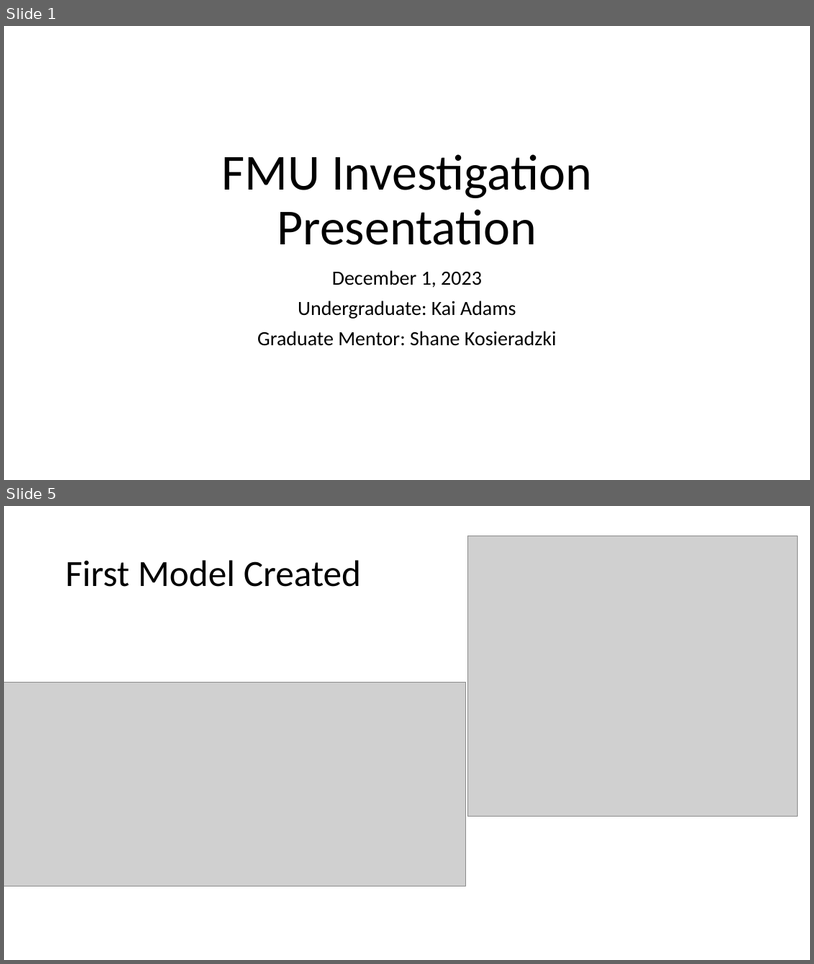
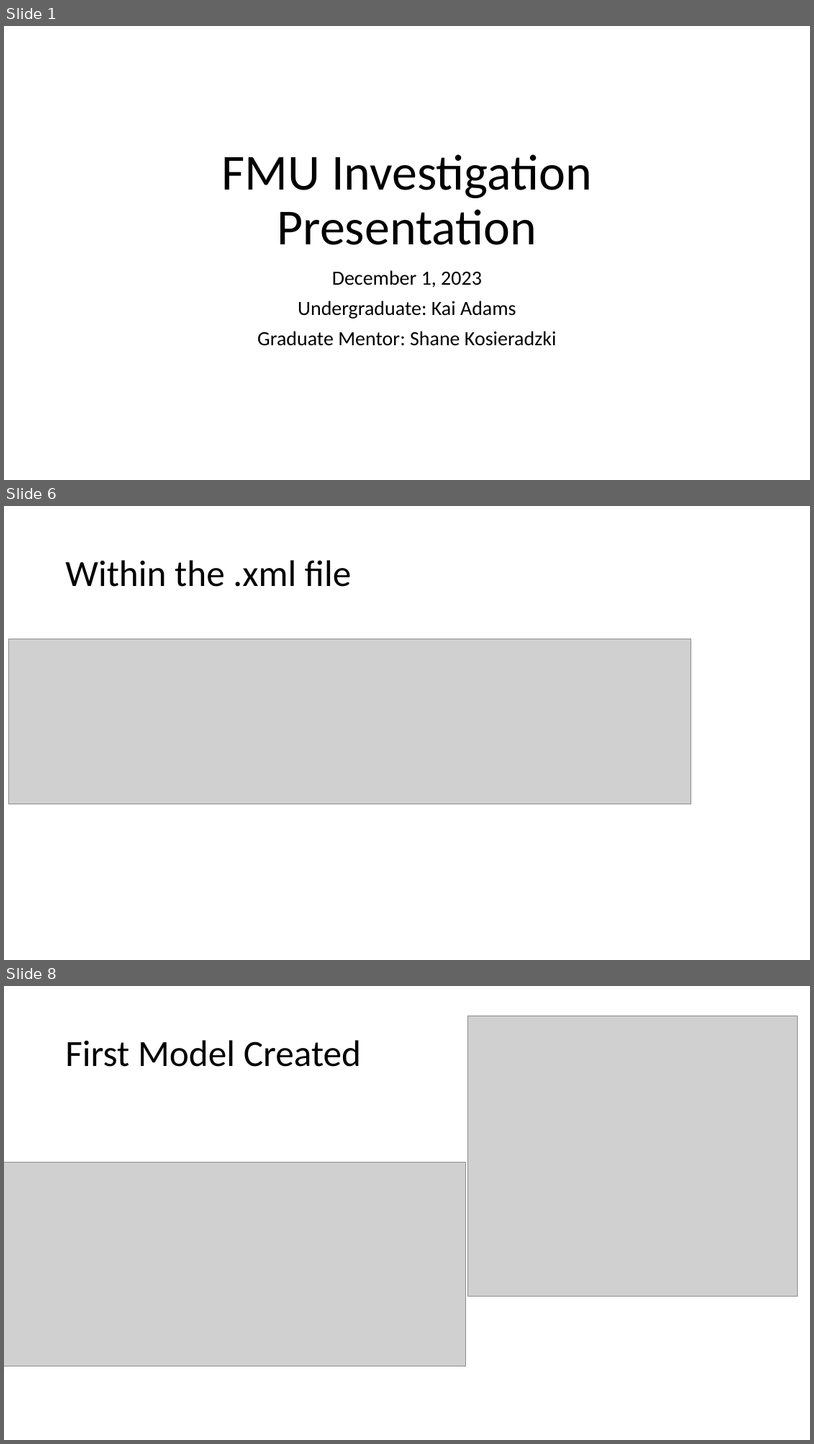
Before and after one commit to kaiGithub-ctrl/fmu-investigation, a slide deck: docs/research-presentation-12-01-23.pptx. Shown one above the other, each under a label of ours: slides 1 and 5 before the commit, slides 1, 6 and 8 after it; the slides between them are not shown. The pictures are 814x964 and 814x1444 pixels, drawn with LibreOffice and Linux fonts; fonts in the diff are those of the drawing; grey boxes stand for pictures. Boxes give left, top, right and bottom in pixels: in the first picture for what was removed or moved away, otherwise in the second. Text is boxed around its words. In the diff, an @@ line names an element or a change of style, - is before the commit and + after.

```diff
--- a/docs/research-presentation-12-01-23.pptx
+++ b/docs/research-presentation-12-01-23.pptx
@@ slide 6 added at box(4, 506, 810, 960), background #FFFFFF @@
@@ title added at box(65, 560, 351, 587), 44 pt, text #000000 @@
+Within the .xml file
@@ picture added at box(8, 638, 691, 803) @@
@@ what was slide 5 is now slide 8 @@
```
Also in this commit, not shown: 4 slides changed, 9 other slides added, 9 other files.
